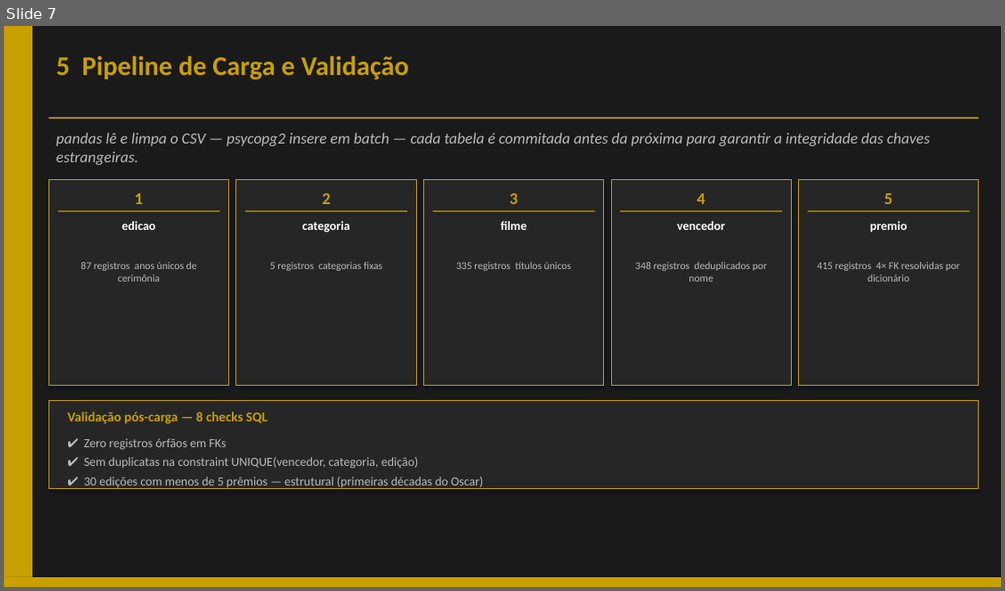
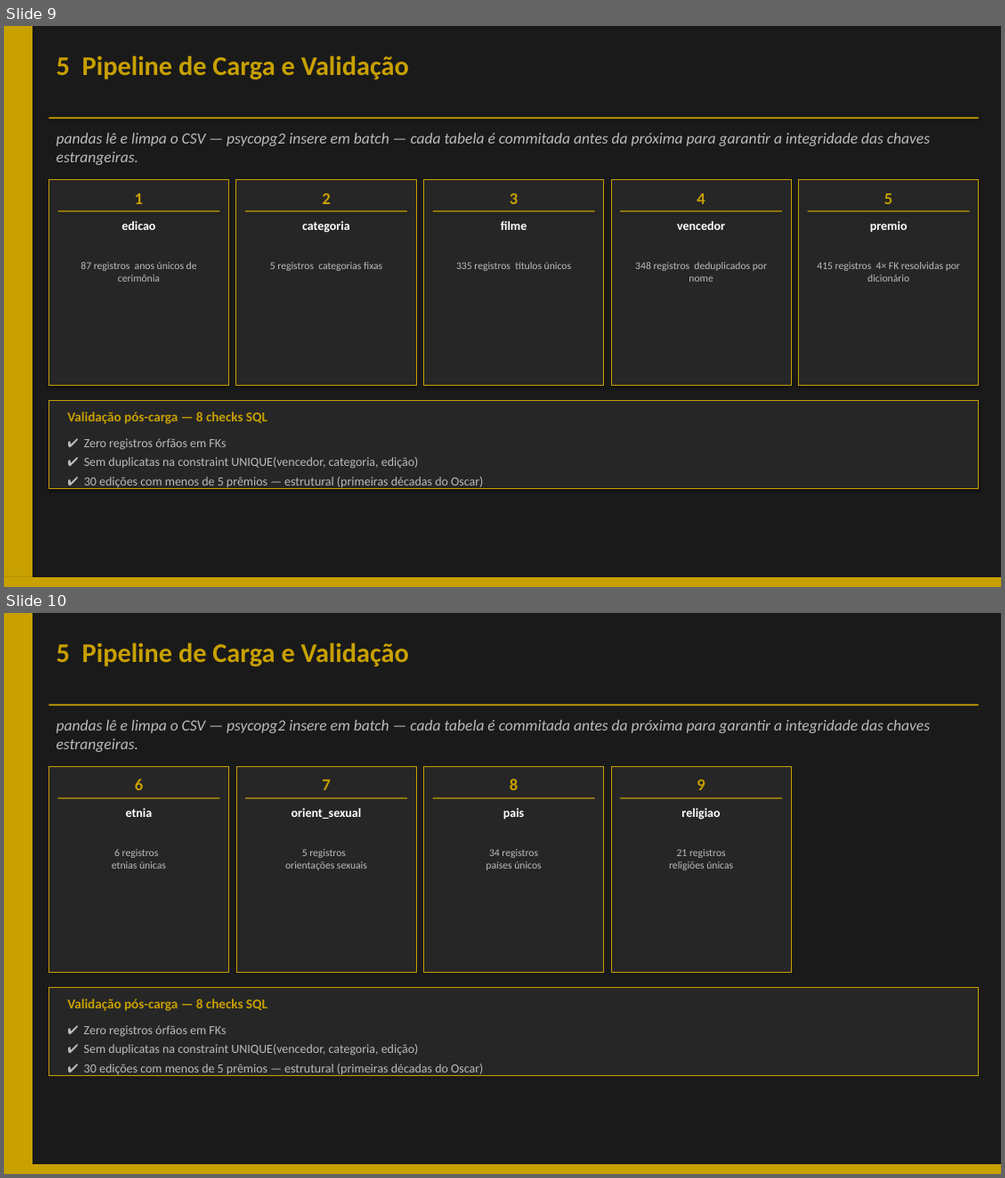
Before and after one commit to hitcode47/ProjetoDB_Oscar, a slide deck: Documentacao/apresentacao_oscar.pptx. Shown one above the other, each under a label of ours: slide 7 before the commit, slides 9 and 10 after it. The pictures are 1005x591 and 1005x1178 pixels, drawn with LibreOffice and Linux fonts; fonts in the diff are those of the drawing. Boxes give left, top, right and bottom in pixels: in the first picture for what was removed or moved away, otherwise in the second. Text is boxed around its words. In the diff, an @@ line names an element or a change of style, - is before the commit and + after.

```diff
--- a/Documentacao/apresentacao_oscar.pptx
+++ b/Documentacao/apresentacao_oscar.pptx
@@ slide 10 added at (4, 613, 1001, 1174), background #FFFFFF @@
@@ rectangle added at (4, 613, 1001, 1174), fill #1A1A1A @@
@@ rectangle added at (4, 613, 32, 1174), fill #C8A000 @@
@@ text added at (57, 642, 409, 666), 26 pt, text #C8A000, bold @@
+5 Pipeline de Carga e Validação
@@ rectangle added at (48, 705, 979, 706), fill #C8A000 @@
@@ text added at (57, 720, 930, 752), 15 pt, text #BBBBBB, italic @@
+pandas lê e limpa o CSV — psycopg2 insere em batch — cada tabela é commitada antes da próxima para garantir a integridade das chaves estrangeiras.
@@ rectangle added at (48, 766, 229, 972), fill #262626, outline #C8A000 0.75 pt @@
@@ rectangle added at (236, 766, 417, 972), fill #262626, outline #C8A000 0.75 pt @@
@@ rectangle added at (423, 766, 604, 972), fill #262626, outline #C8A000 0.75 pt @@
@@ rectangle added at (611, 766, 792, 972), fill #262626, outline #C8A000 0.75 pt @@
@@ rectangle added at (57, 798, 220, 798), fill #C8A000 @@
@@ text added at (135, 779, 143, 790), 16 pt, text #C8A000, bold @@
+6
@@ rectangle added at (245, 798, 408, 798), fill #C8A000 @@
@@ text added at (322, 779, 330, 790), 16 pt, text #C8A000, bold @@
+7
@@ rectangle added at (432, 798, 595, 798), fill #C8A000 @@
@@ text added at (510, 779, 518, 790), 16 pt, text #C8A000, bold @@
+8
@@ rectangle added at (620, 798, 783, 798), fill #C8A000 @@
@@ text added at (696, 779, 704, 790), 16 pt, text #C8A000, bold @@
+9
@@ text added at (126, 808, 153, 817), 12 pt, text #FFFFFF, bold @@
+etnia
@@ text added at (291, 808, 362, 819), 12 pt, text #FFFFFF, bold @@
+orient_sexual
@@ text added at (503, 808, 524, 819), 12 pt, text #FFFFFF, bold @@
+pais
@@ text added at (681, 808, 720, 819), 12 pt, text #FFFFFF, bold @@
+religiao
@@ text added at (112, 849, 166, 868), 10 pt, text #BBBBBB @@
+6 registros
+etnias únicas
@@ text added at (285, 849, 367, 870), 10 pt, text #BBBBBB @@
+5 registros
+orientações sexuais
@@ text added at (485, 849, 541, 870), 10 pt, text #BBBBBB @@
+34 registros
+países únicos
@@ text added at (669, 849, 733, 870), 10 pt, text #BBBBBB @@
+21 registros
+religiões únicas
@@ rectangle added at (48, 987, 979, 1075), fill #262626, outline #C8A000 0.75 pt @@
@@ text added at (67, 998, 267, 1011), 13 pt, text #C8A000, bold @@
+Validação pós-carga — 8 checks SQL
@@ text added at (84, 1025, 483, 1076), 12 pt, text #BBBBBB @@
+✔ Zero registros órfãos em FKs
+✔ Sem duplicatas na constraint UNIQUE(vencedor, categoria, edição)
+✔ 30 edições com menos de 5 prêmios — estrutural (primeiras décadas do Oscar)
@@ rectangle added at (4, 1164, 1001, 1174), fill #C8A000 @@
@@ what was slide 7 is now slide 9 @@
```
Also in this commit, not shown: 1 slide changed, 3 other slides added.
